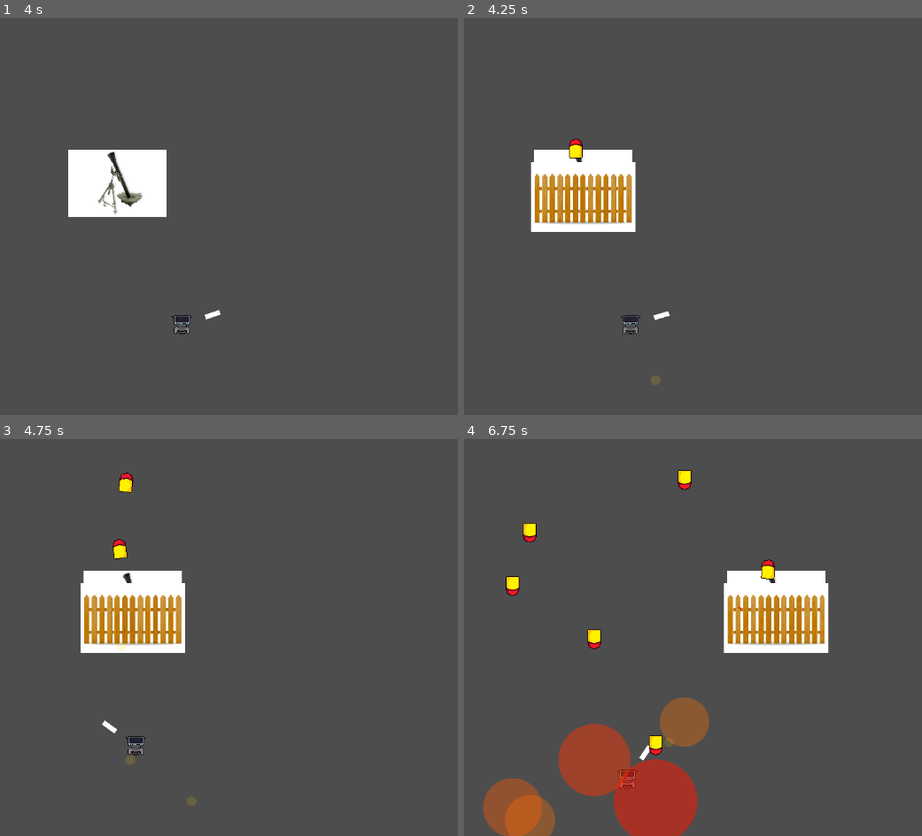
Above: before the commit, frames 1-4 (two rows, left to right).
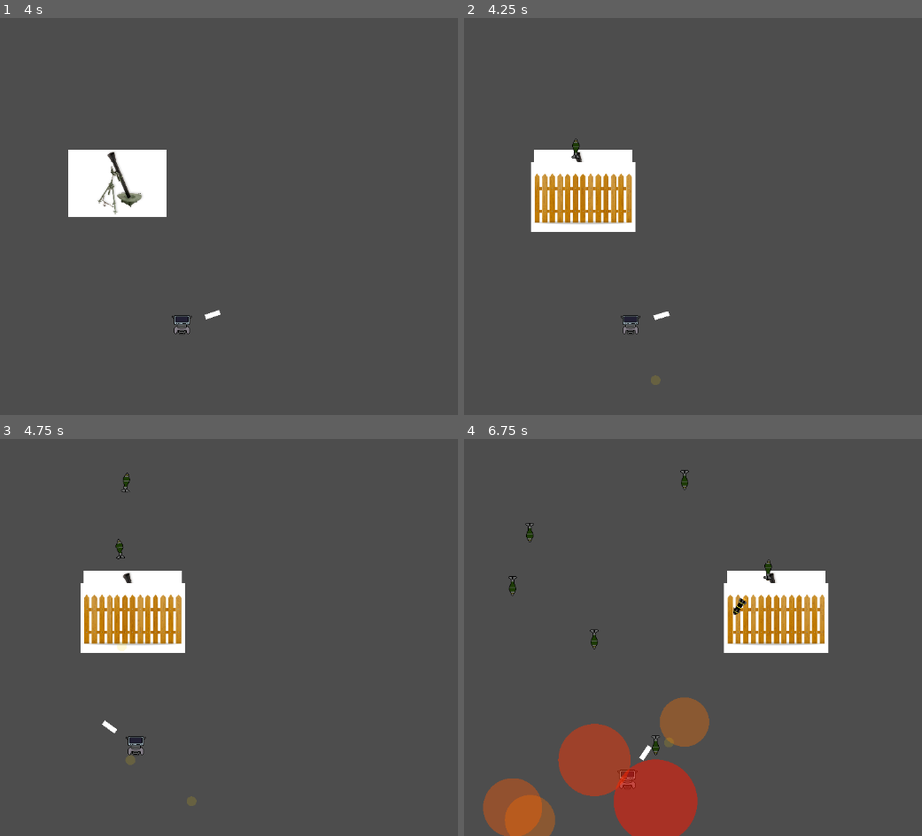
Above: after the commit, the same moments.

Repository: TheBlob35/Clanker-game
Game: Godot game, scene res://Fight/Fight1.tscn
Same seed, same stepped clock (60 frames per second), same inputs: the game is played once before the commit and once after it. This scene is started directly instead of the project's main scene.
Inputs (mouse positions are in pixels of both pictures, inside the frame that each line leads up to):
- Up to frame 1 (4 s): tap Enter at 0.5 s; move the mouse to (274, 196) at 0.52 s; press the mouse at (274, 196) at 0.53 s; hold D (Right) 0.53-1.28 s; move the mouse to (outside the picture) at 1.27 s; release the mouse at (outside the picture) at 1.28 s; hold S (Down) 1.28-2.03 s; click (outside the picture) at 1.35 s; move the mouse to (187, 129) at 2.02 s; press the mouse at (187, 129) at 2.03 s; hold D (Right) 2.03-2.78 s; move the mouse to (82, 295) at 2.77 s; release the mouse at (82, 295) at 2.78 s; hold W (Up) 2.78-3.53 s; click (82, 295) at 2.85 s; move the mouse to (329, 276) at 3.52 s; press the mouse at (329, 276) at 3.53 s; hold A (Left) from 3.53 s (still down)
- Up to frame 2 (4.25 s): keep holding A (Left)
- Up to frame 3 (4.75 s): keep holding A (Left); move the mouse to (outside the picture) at 4.27 s; release the mouse at (outside the picture) at 4.28 s; click (outside the picture) at 4.35 s
- Up to frame 4 (6.75 s): move the mouse to (615, 637) at 5.02 s; release A (Left) at 5.03 s; press the mouse at (615, 637) at 5.03 s; hold S (Down) 5.03-5.78 s; move the mouse to (473, 538) at 5.77 s; release the mouse at (473, 538) at 5.78 s; hold D (Right) 5.78-6.53 s; click (473, 538) at 5.85 s; move the mouse to (738, 617) at 6.52 s; press the mouse at (738, 617) at 6.53 s; hold W (Up) from 6.53 s (still down)

Frame 1 is identical in both runs. In frame 2, 0.1% of the frame differs, in the area x 22-26%, y 30-36%; in frame 3, 0.3%; in frame 4, 0.9%, in the area x 9-68%, y 7-80%.

Commit message:
Fix mortar rotation, update bullet and tracker scenes

Diff:
--- a/clanker-game/Boss/Bullet/bullet.tscn
+++ b/clanker-game/Boss/Bullet/bullet.tscn
@@ -1,19 +1,18 @@
 [gd_scene format=3 uid="uid://c36hmi17tmi1o"]
 
 [ext_resource type="Script" uid="uid://drwqsfyjprfw1" path="res://Boss/Bullet/bullet.gd" id="1_rovkg"]
+[ext_resource type="Texture2D" uid="uid://dy7mourla7a1y" path="res://assets/homing bullet (Hellfire missile)).png" id="2_ixc8v"]
 
-[sub_resource type="RectangleShape2D" id="RectangleShape2D_r4rtx"]
-size = Vector2(30, 3)
+[sub_resource type="RectangleShape2D" id="RectangleShape2D_ixc8v"]
+size = Vector2(30, 12)
 
-[node name="Zapper" type="Area2D" unique_id=440813742]
+[node name="Bullet" type="Area2D" unique_id=440813742]
 script = ExtResource("1_rovkg")
 
-[node name="ColorRect" type="ColorRect" parent="." unique_id=649695365]
-offset_right = 3.0
-offset_bottom = 3.0
-color = Color(1, 1, 0.54901963, 1)
+[node name="CollisionShape2D" type="CollisionShape2D" parent="." unique_id=1072129817]
+scale = Vector2(0.1, 1)
+shape = SubResource("RectangleShape2D_ixc8v")
 
-[node name="CollisionShape2D" type="CollisionShape2D" parent="." unique_id=216775830]
-position = Vector2(1.5, 1.5)
-scale = Vector2(0.1, 1)
-shape = SubResource("RectangleShape2D_r4rtx")
+[node name="Sprite2D" type="Sprite2D" parent="." unique_id=1924979314]
+scale = Vector2(0.4, 0.4)
+texture = ExtResource("2_ixc8v")
--- a/clanker-game/Boss/Mortar/mortar_bullet.gd
+++ b/clanker-game/Boss/Mortar/mortar_bullet.gd
@@ -33,13 +33,13 @@
 	if not _falling:
 		position.y -= UP_SPEED * delta
 		position.x -= xSpeed * delta
-		rotation = Vector2(-xSpeed, -UP_SPEED).angle()
+		rotation = Vector2(-xSpeed, -UP_SPEED).angle() + PI
 		if _timer >= UP_TIME:
 			_falling = true
 			global_position = Vector2(target_pos.x, FALL_START_Y)
 	else:
 		position.y += DOWN_SPEED * delta
-		rotation = Vector2(0, DOWN_SPEED).angle()
+		rotation = Vector2(0, DOWN_SPEED).angle() + PI
 		var fall_progress = (global_position.y - FALL_START_Y) / (target_pos.y - FALL_START_Y)
 		if _warning:
 			_warning.set_progress(fall_progress)
--- a/clanker-game/Boss/Mortar/mortar_bullet.tscn
+++ b/clanker-game/Boss/Mortar/mortar_bullet.tscn
@@ -1,20 +1,17 @@
 [gd_scene format=3 uid="uid://dik3ml4tbokoj"]
 
 [ext_resource type="Script" uid="uid://disrq5hdbua0y" path="res://Boss/Mortar/mortar_bullet.gd" id="1_842wy"]
-[ext_resource type="Texture2D" uid="uid://cigtoyja3qfon" path="res://Boss/Mortar/pixil-frame-0.png" id="2_vvjgs"]
+[ext_resource type="Texture2D" uid="uid://dgpwrwfq5nqva" path="res://assets/Mortar round.png" id="2_13y4f"]
 
 [sub_resource type="RectangleShape2D" id="RectangleShape2D_mortar"]
-size = Vector2(25, 22)
+size = Vector2(32, 12)
 
 [node name="Area2D" type="Area2D" unique_id=2012489483]
 script = ExtResource("1_842wy")
 
 [node name="CollisionShape2D" type="CollisionShape2D" parent="." unique_id=2123316850]
-position = Vector2(-3.5, 0)
 shape = SubResource("RectangleShape2D_mortar")
 
 [node name="Sprite2D" type="Sprite2D" parent="." unique_id=1460519845]
 rotation = -1.5707964
-texture = ExtResource("2_vvjgs")
-
-[node name="Area2D" type="Area2D" parent="." unique_id=1207958287]
+texture = ExtResource("2_13y4f")
--- a/clanker-game/Boss/Tracker/tracker.gd
+++ b/clanker-game/Boss/Tracker/tracker.gd
@@ -1,7 +1,7 @@
 extends Area2D
 
-const SPEED = 150.0
-const LIFETIME = 5.5
+const SPEED = 125.0
+const LIFETIME = 8
 
 var direction := Vector2.ZERO
 var damage := 1
@@ -19,6 +19,7 @@
 	if _player:
 		var desired = (_player.global_position - global_position).normalized()
 		direction = direction.lerp(desired, TURN_SPEED * delta)
+		rotation = direction.angle() + PI/2
 	position += direction * SPEED * delta
 	_age += delta
 	if _age >= LIFETIME:
--- a/clanker-game/Boss/Tracker/tracker.tscn
+++ b/clanker-game/Boss/Tracker/tracker.tscn
@@ -1,20 +1,17 @@
 [gd_scene format=3 uid="uid://db73pq54vipw"]
 
 [ext_resource type="Script" uid="uid://bdhtru77nqdjr" path="res://Boss/Tracker/tracker.gd" id="1_tcf3h"]
+[ext_resource type="Texture2D" uid="uid://dy7mourla7a1y" path="res://assets/homing bullet (Hellfire missile)).png" id="2_tiy00"]
 
 [sub_resource type="RectangleShape2D" id="RectangleShape2D_neq7y"]
-size = Vector2(30, 3)
+size = Vector2(80, 32)
 
 [node name="Tracker" type="Area2D" unique_id=1987495123]
 script = ExtResource("1_tcf3h")
 
-[node name="ColorRect" type="ColorRect" parent="." unique_id=641204400]
-offset_right = 3.0
-offset_bottom = 3.0
-color = Color(1, 0, 0, 1)
-
 [node name="CollisionShape2D" type="CollisionShape2D" parent="." unique_id=1580502487]
-visible = false
-position = Vector2(1.5, 1.5)
 scale = Vector2(0.1, 1)
 shape = SubResource("RectangleShape2D_neq7y")
+
+[node name="Sprite2D" type="Sprite2D" parent="." unique_id=230424071]
+texture = ExtResource("2_tiy00")
Binary file removed: clanker-game/Boss/Mortar/pixil-frame-0.png
Not shown, removed: clanker-game/Boss/Mortar/pixil-frame-0.png.import
